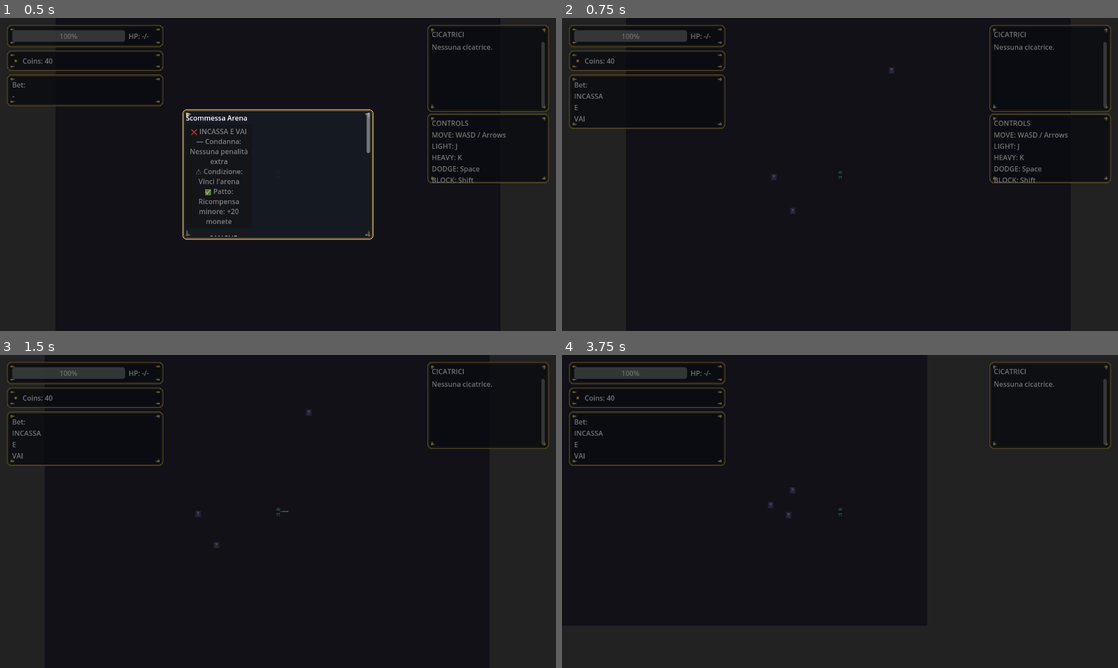
Above: before the commit, frames 1-4 (two rows, left to right).
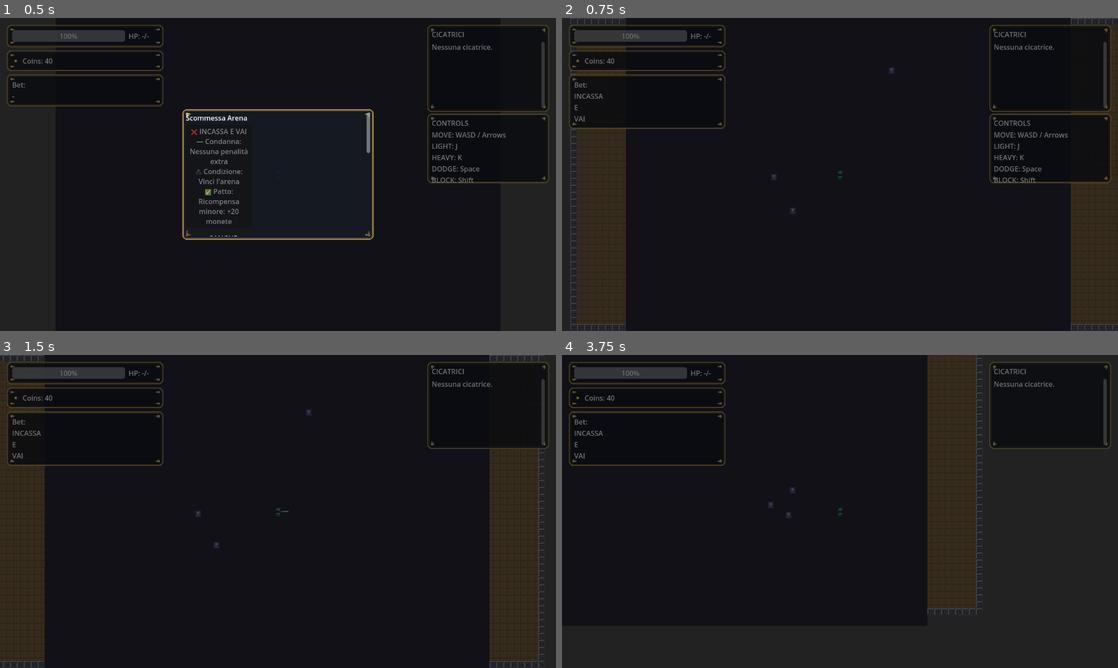
Above: after the commit, the same moments.

Repository: Faratas410/Gallicus-2.0
Game: Godot game, scene res://scenes/Main.tscn
Same seed, same stepped clock (60 frames per second), same inputs: the game is played once before the commit and once after it.
Inputs (mouse positions are in pixels of both pictures, inside the frame that each line leads up to):
- Up to frame 1 (0.5 s): no input
- Up to frame 2 (0.75 s): click "❌ INCASSA E VAI — Condanna: N…" at 0.5 s
- Up to frame 3 (1.5 s): tap Enter at 1.25 s; move the mouse to (400, 495) at 1.27 s; hold D (move_right) from 1.28 s (still down); tap K (attack_heavy) at 1.35 s; click (400, 495) at 1.42 s
- Up to frame 4 (3.75 s): move the mouse to (728, 527) at 2.02 s; release D (move_right) at 2.03 s; hold S (move_down) 2.03-2.78 s; tap J (attack_light) at 2.1 s; move the mouse to (895, 442) at 2.77 s; hold D (move_right) 2.78-3.53 s; hold L (block) 2.78-3.53 s; move the mouse to (812, 574) at 3.52 s; hold W (move_up) from 3.53 s (still down); tap Space (dodge) at 3.6 s; click (812, 574) at 3.67 s

Frame 1 is identical in both runs. In frame 2, 0.5% of the frame differs, in the area x 1-100%, y 0-100%; in frame 3, 0.6%; in frame 4, 0.6%, in the area x 65-76%, y 0-83%.
Error before the commit: Parse Error: Too few arguments for "get_tile_data()" call. Expected at least 2 but received 1. (res://scripts/arena_tilemap.gd:48)
Error after the commit: Invalid call. Nonexistent function 'set_collision_polygon' in base 'TileData'. (res://scripts/arena_tilemap.gd:58)

Commit message:
Fix TileSetAtlasSource get_tile_data args

Diff:
--- a/scripts/arena_tilemap.gd
+++ b/scripts/arena_tilemap.gd
@@ -45,7 +45,7 @@
 	tile_set = new_tile_set
 
 func _apply_wall_collision(source: TileSetAtlasSource) -> void:
-	var tile_data: TileData = source.get_tile_data(ATLAS_COORDS)
+	var tile_data: TileData = source.get_tile_data(ATLAS_COORDS, 0)
 	if tile_data == null:
 		return
 	tile_data.set_collision_polygons_count(0, 1)
